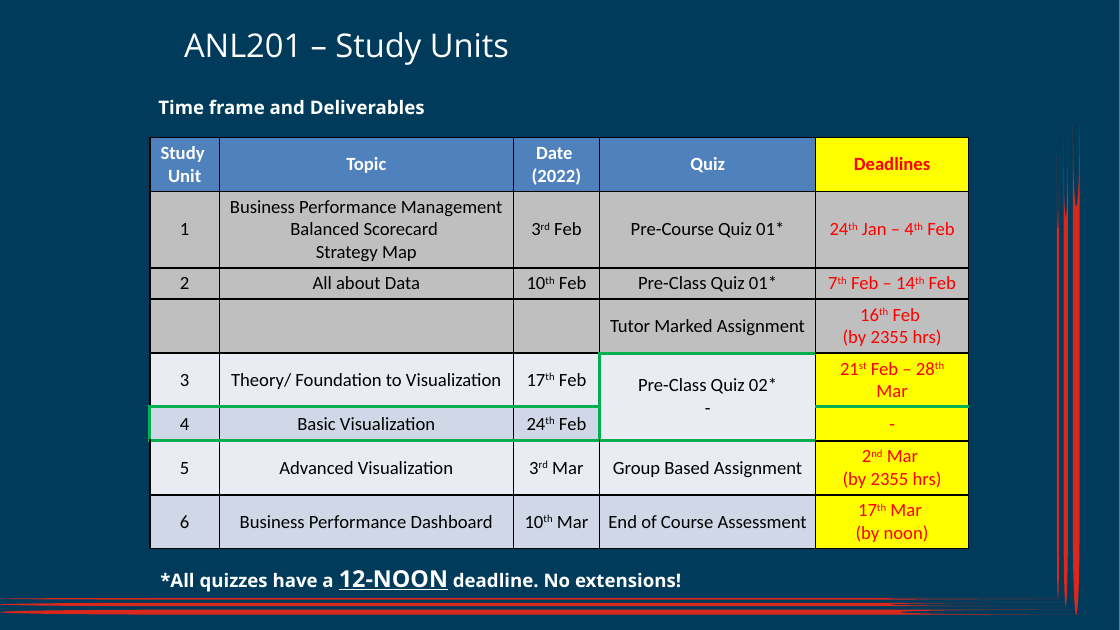
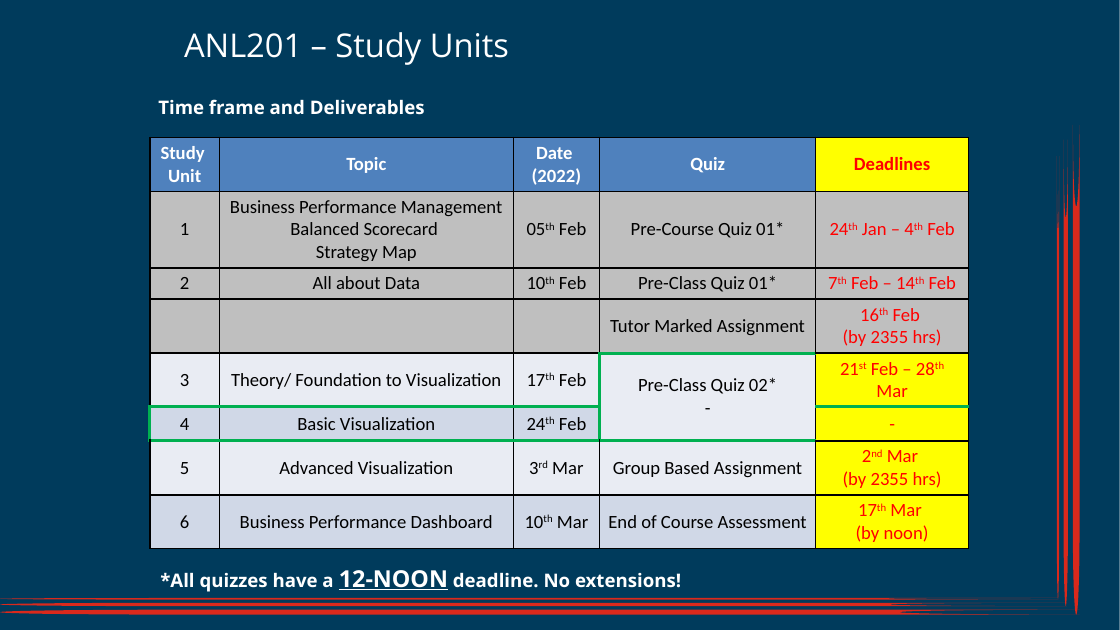
Before and after one commit to munishkumar-gh/munishkumar-gh.github.io, a slide deck: slide 1 of SuSS/2022_ANL201_Viz_Biz/3_Lecture/ANL201 Study Unit 4_2022 - Lecturer.pptx. Drawn at 1120x630 pixels with LibreOffice and Linux fonts; fonts in the diff are those of the drawing; background and template pictures are left out. Boxes give left, top, right and bottom in pixels: in the first picture for what was removed or moved away, otherwise in the second. Text is boxed around its words. In the diff, an @@ line names an element or a change of style, - is before the commit and + after.

```diff
--- a/SuSS/2022_ANL201_Viz_Biz/3_Lecture/ANL201 Study Unit 4_2022 - Lecturer.pptx
+++ b/SuSS/2022_ANL201_Viz_Biz/3_Lecture/ANL201 Study Unit 4_2022 - Lecturer.pptx
@@ table at box(150, 138, 968, 546) @@
-row 2, column 3: 3rd Feb
+row 2, column 3: 05th Feb
@@ borders changed @@
```
Also in this commit, not shown: 7 other files.
